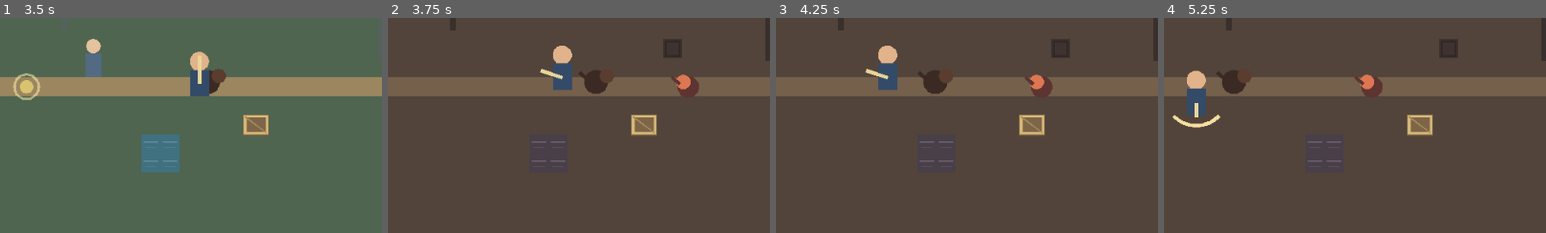
Above: before the commit, frames 1-4 (left to right).
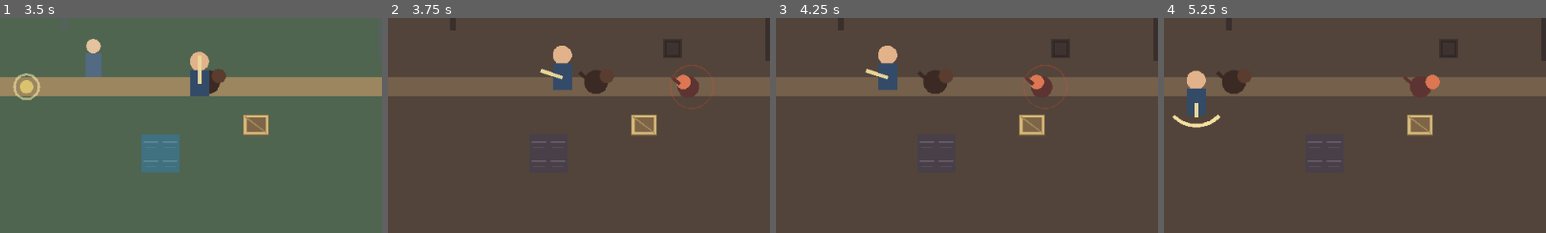
Above: after the commit, the same moments.

Repository: EVAVO-STUDIO/epochbound
Game: Godot game, scene res://src/app.tscn
Two runs of this game, one before a commit and one after it. Both use one fixed random seed, a clock stepped at 60 frames per second and the inputs below.
Inputs (mouse positions are % of the whole screen's width and height, from its top left):
- Up to frame 1 (3.5 s): tap Enter (ui_accept) at 0.5, 0.77, 1.25, 1.52, 3.02 s; move the mouse to (72, 45) at 0.52 s; hold D (move_right) 0.53-1.28 s; tap Space (attack) at 0.6, 2.85 s; click (72, 45) at 0.67 s; move the mouse to (30, 55) at 1.27 s; hold S (move_down) 1.28-2.03 s; tap Q (era_shift) at 1.35 s; move the mouse to (60, 28) at 2.02 s; hold D (move_right) 2.03-2.78 s; tap E (interact) at 2.1 s; move the mouse to (45, 70) at 2.77 s; hold W (move_up) from 2.78 s (still down); click (45, 70) at 2.92 s
- Up to frame 2 (3.75 s): move the mouse to (80, 65) at 3.52 s; release W (move_up) at 3.53 s; hold A (move_left) from 3.53 s (still down); tap Q (era_shift) at 3.6 s
- Up to frame 3 (4.25 s): keep holding A (move_left); tap Enter (ui_accept) at 3.77 s
- Up to frame 4 (5.25 s): move the mouse to (20, 35) at 4.27 s; tap E (interact) at 4.35 s; tap Enter (ui_accept) at 4.52 s; move the mouse to (55, 50) at 5.02 s; release A (move_left) at 5.03 s; hold S (move_down) from 5.03 s (still down); tap Space (attack) at 5.1 s; click (55, 50) at 5.17 s
The pictures show only the part of the screen within x 24-74%, y 44-94%; the shares and areas given below are measured in that part.

Frame 1 is identical in both runs. In frame 2, 0.2% of the frame differs, in the area x 73-86%, y 21-43%; in frame 3, 0.2%; in frame 4, 1.1%, in the area x 50-73%, y 26-37%.

Commit message:
feat: bind game scene to Combat Director runtime

Diff:
--- a/src/app.tscn
+++ b/src/app.tscn
@@ -1,6 +1,6 @@
 [gd_scene load_steps=2 format=3]
 
-[ext_resource path="res://src/combat_runtime.gd" type="Script" id="1_app"]
+[ext_resource path="res://src/combat_director_runtime.gd" type="Script" id="1_app"]
 
 [node name="Epochbound" type="Node2D"]
 script = ExtResource("1_app")
